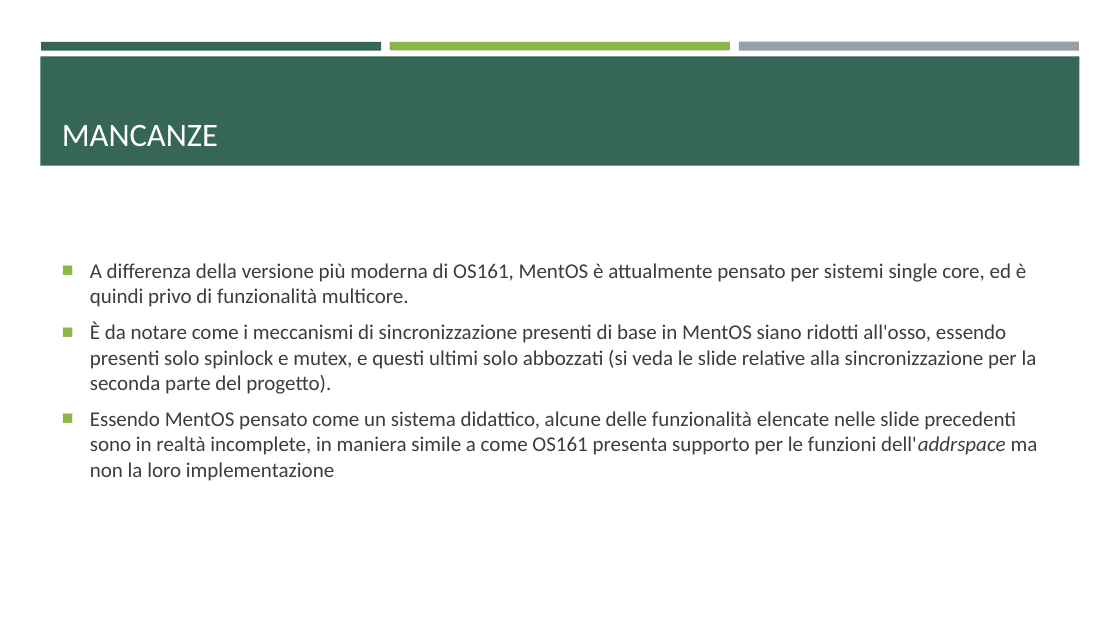
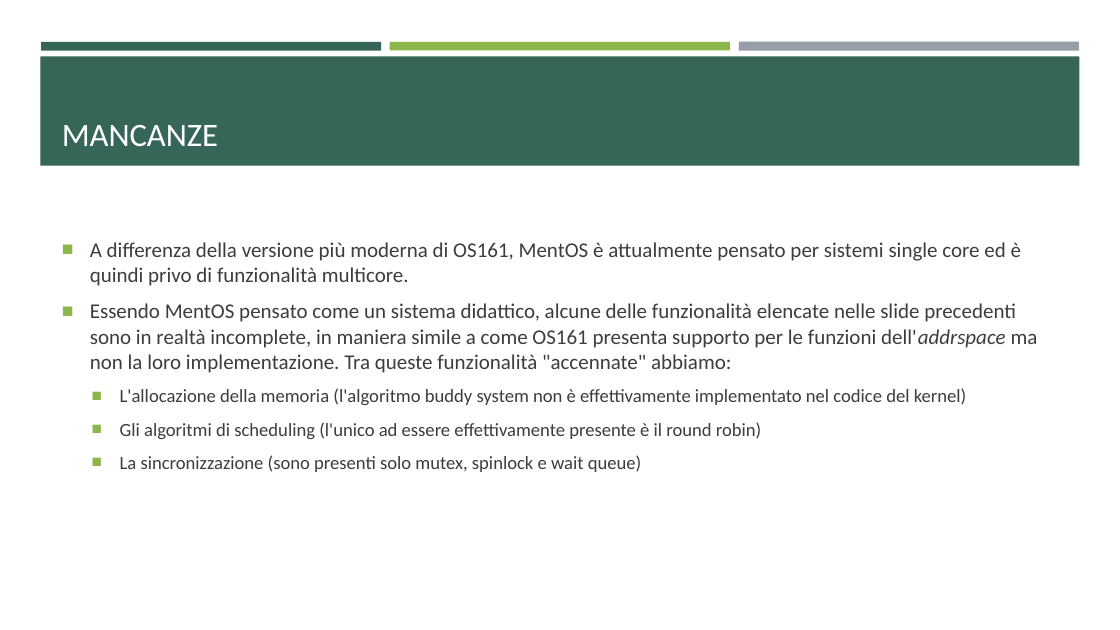
Before and after one commit to ProgrammazioneDiSistema2023-IA-ZZ/Group04, a slide deck: slide 7 of MentOS - Introduzione.pptx. Drawn at 1120x630 pixels with LibreOffice and Linux fonts; fonts in the diff are those of the drawing. Boxes give left, top, right and bottom in pixels: in the first picture for what was removed or moved away, otherwise in the second. Text is boxed around its words. In the diff, an @@ line names an element or a change of style, - is before the commit and + after.

Commit message:
Fixed 'mancanze' in intro slides

```diff
--- a/MentOS - Introduzione.pptx
+++ b/MentOS - Introduzione.pptx
@@ text at [90,242,1038,472]: text changed @@
-■ A differenza della versione più moderna di OS161, MentOS è attualmente pensato per sistemi single core, ed è quindi privo di funzionalità multicore.
-■ È da notare come i meccanismi di sincronizzazione presenti di base in MentOS siano ridotti all'osso, essendo presenti solo spinlock e mutex, e questi ultimi solo abbozzati (si veda le slide relative alla sincronizzazione per la seconda parte del progetto).
-■ Essendo MentOS pensato come un sistema didattico, alcune delle funzionalità elencate nelle slide precedenti sono in realtà incomplete, in maniera simile a come OS161 presenta supporto per le funzioni dell'addrspace ma non la loro implementazione
+■ A differenza della versione più moderna di OS161, MentOS è attualmente pensato per sistemi single core ed è quindi privo di funzionalità multicore.
+■ Essendo MentOS pensato come un sistema didattico, alcune delle funzionalità elencate nelle slide precedenti sono in realtà incomplete, in maniera simile a come OS161 presenta supporto per le funzioni dell'addrspace ma non la loro implementazione. Tra queste funzionalità "accennate" abbiamo:
+  ■ L'allocazione della memoria (l'algoritmo buddy system non è effettivamente implementato nel codice del kernel)
+  ■ Gli algoritmi di scheduling (l'unico ad essere effettivamente presente è il round robin)
+  ■ La sincronizzazione (sono presenti solo mutex, spinlock e wait queue)
```
